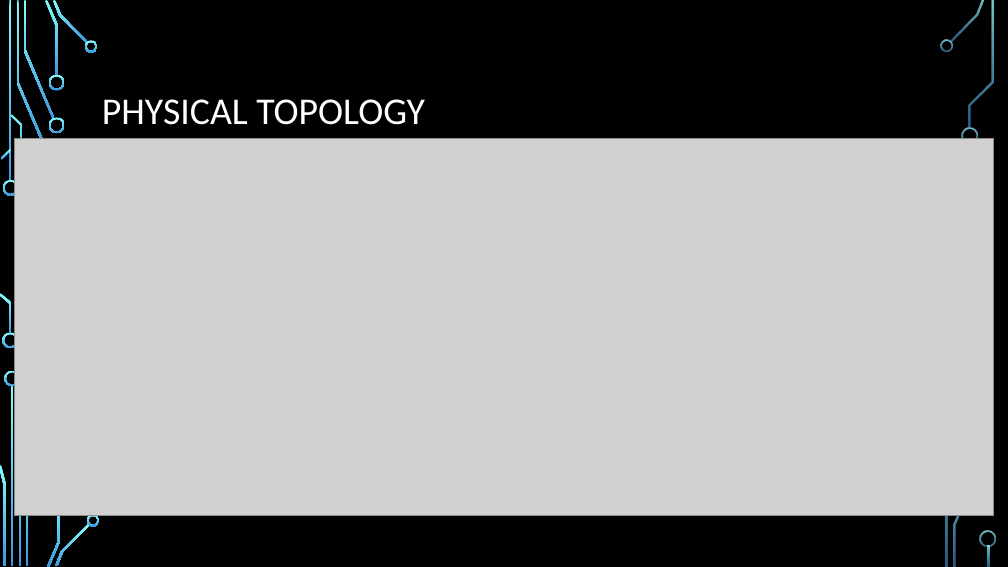
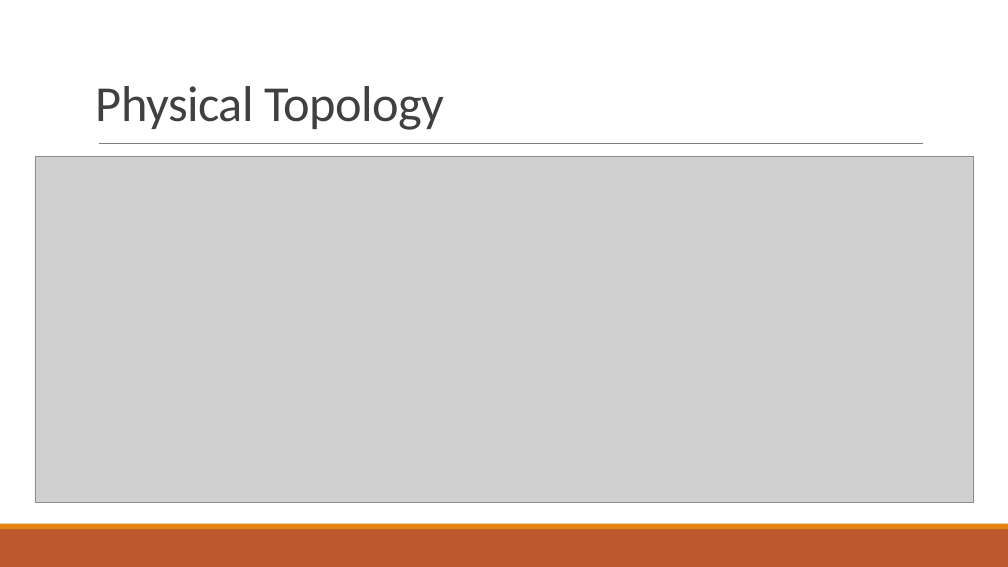
Before and after one commit to Dorina1200/vizsga, a slide deck: slide 4 of Network Infrastructure Design and Implementation.pptx. Drawn at 1008x567 pixels with LibreOffice and Linux fonts; fonts in the diff are those of the drawing; grey boxes stand for pictures; background and template pictures are left out. Boxes give left, top, right and bottom in pixels: in the first picture for what was removed or moved away, otherwise in the second. Text is boxed around its words. In the diff, an @@ line names an element or a change of style, - is before the commit and + after.

```diff
--- a/Network Infrastructure Design and Implementation.pptx
+++ b/Network Infrastructure Design and Implementation.pptx
@@ background picture (left out) to #FFFFFF @@
@@ title "Physical Topology" at [96,86,445,130]: vertical alignment middle to bottom @@
@@ title at [96,86,445,130]: text changed; size 36 to 48 pt; text colour #FFFFFF to #404040 @@
-PHYSICAL TOPOLOGY
+Physical Topology
@@ line added from (99, 144) to (923, 144), #808080 0.5 pt @@
@@ picture: place and size @@
-picture at [14,138,994,516]
+picture at [35,157,973,502]
@@ rectangle added at [0,529,1008,567], fill #BD582C @@
@@ rectangle added at [0,524,1008,529], fill #E48312 @@
@@ group removed at [0,0,996,567]: 26 freeform shapes, 3 rectangles @@
```
Also in this commit, not shown: 3 other slides changed, 5 slides added, 6 slides removed.
